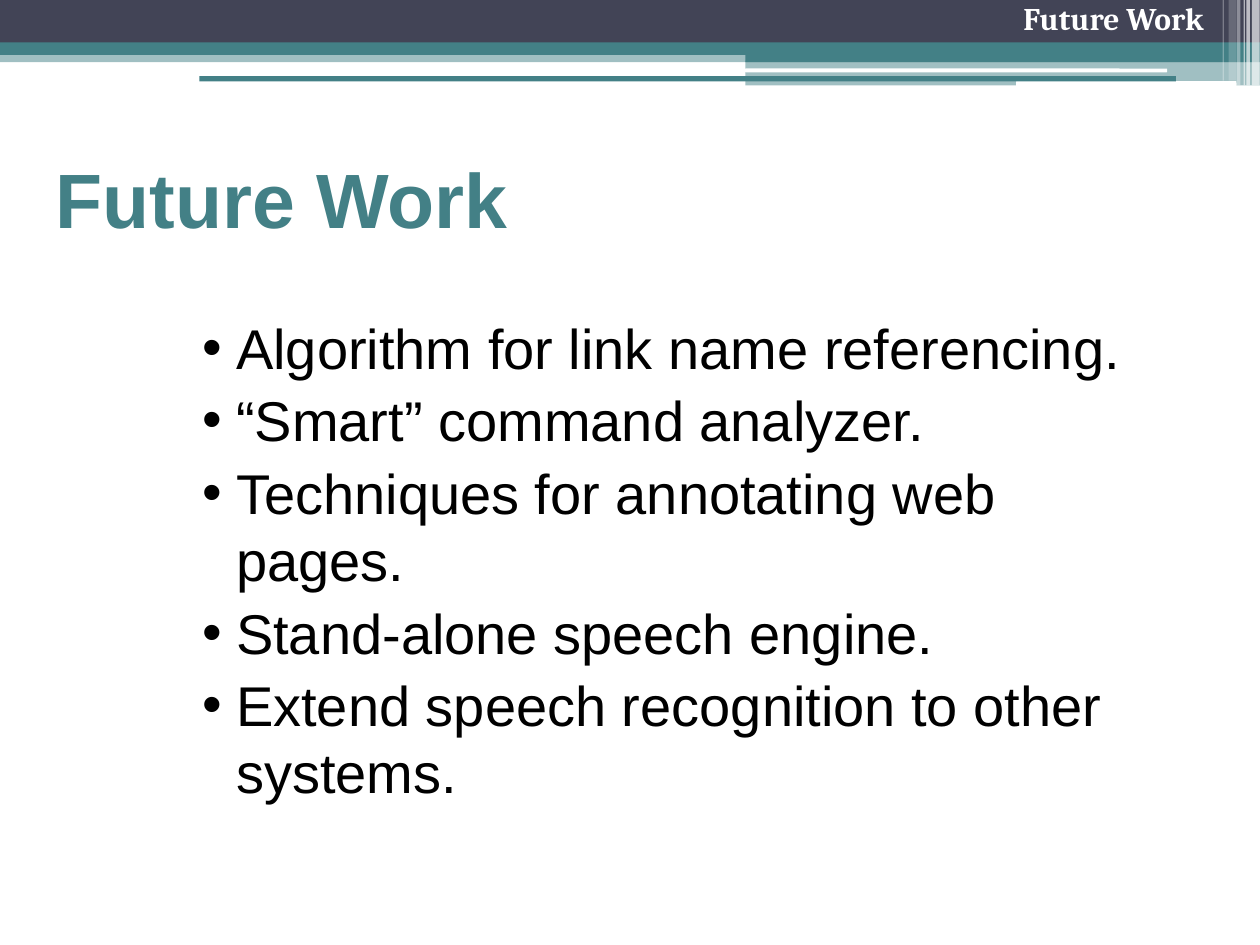
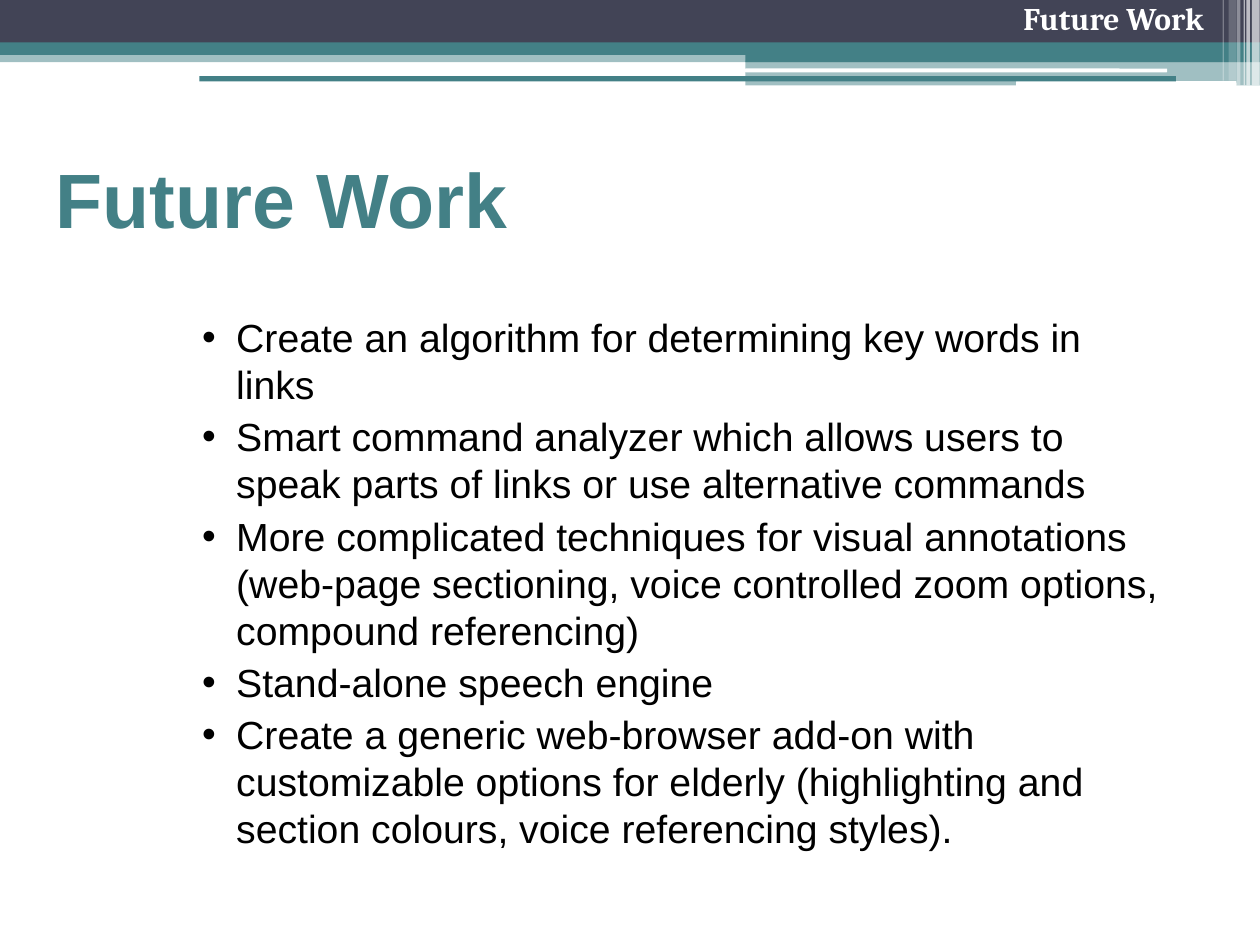
Before and after one commit to freecole/Lab-project, a slide deck: slide 28 of Presentation/Final Presentation.pptx (slide 21 before the commit). Drawn at 1260x945 pixels with LibreOffice and Linux fonts; fonts in the diff are those of the drawing. Boxes give left, top, right and bottom in pixels: in the first picture for what was removed or moved away, otherwise in the second. Text is boxed around its words. In the diff, an @@ line names an element or a change of style, - is before the commit and + after.

Commit message:
Presentation updated

```diff
--- a/Presentation/Final Presentation.pptx
+++ b/Presentation/Final Presentation.pptx
@@ text at (236,323,1157,844): text changed; size 32 to 22.4 pt @@
-    • Algorithm for link name referencing.
-    • “Smart” command analyzer.
-    • Techniques for annotating web pages.
-    • Stand-alone speech engine.
-    • Extend speech recognition to other systems.
+    • Create an algorithm for determining key words in links
+    • Smart command analyzer which allows users to speak parts of links or use alternative commands
+    • More complicated techniques for visual annotations (web-page sectioning, voice controlled zoom options, compound referencing)
+    • Stand-alone speech engine
+    • Create a generic web-browser add-on with customizable options for elderly (highlighting and section colours, voice referencing styles).
```
Also in this commit, not shown: 13 other slides changed, 11 slides added, 4 slides removed.
